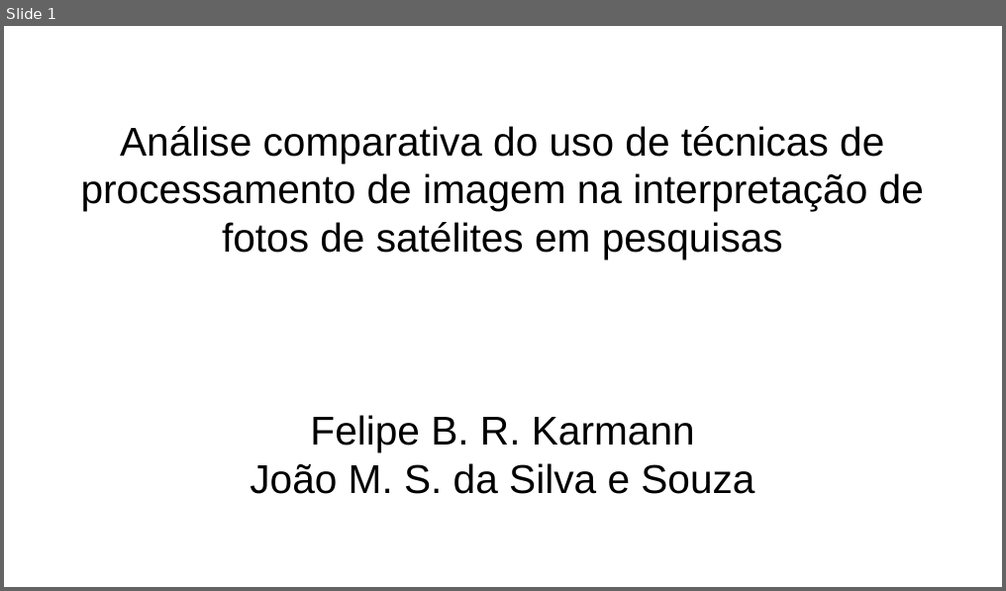
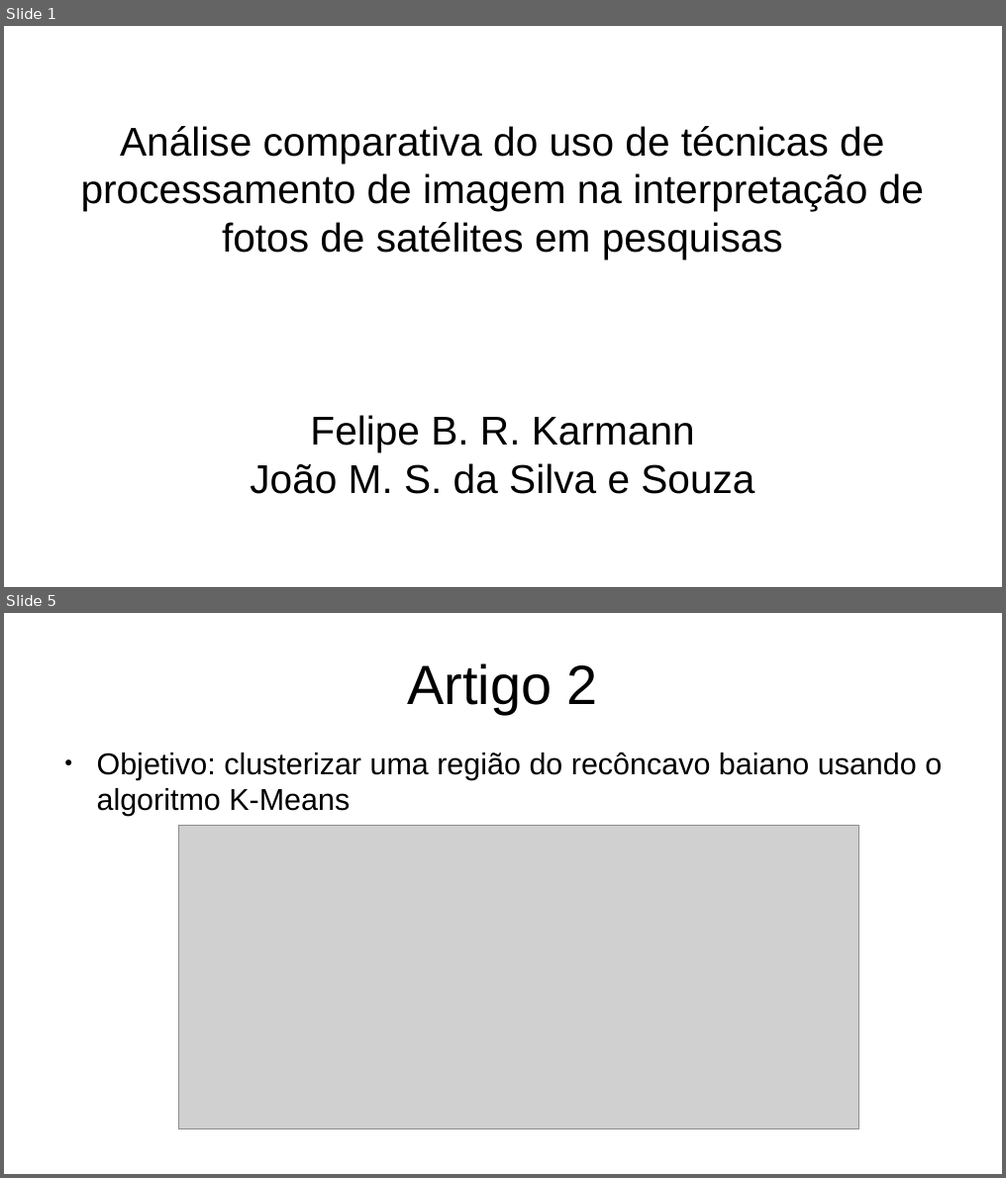
Before and after one commit to joao-martinho/disciplina_PI_2025-1, a slide deck: Trabalho final/seminario.odp. Shown one above the other, each under a label of ours: slide 1 before the commit, slides 1 and 5 after it; the slides between them are not shown. The pictures are 1006x591 and 1006x1178 pixels, drawn with LibreOffice and Linux fonts; fonts in the diff are those of the drawing; grey boxes stand for pictures. Boxes give left, top, right and bottom in pixels: in the first picture for what was removed or moved away, otherwise in the second. Text is boxed around its words. In the diff, an @@ line names an element or a change of style, - is before the commit and + after.

```diff
--- a/Trabalho final/seminario.odp
+++ b/Trabalho final/seminario.odp
@@ slide 5 added at (4,613,1002,1174), background #FFFFFF @@
@@ title added at (408,663,598,714), 44 pt, text #000000 @@
+Artigo 2
@@ text added at (97,752,942,816), 24 pt, text #000000 @@
+● Objetivo: clusterizar uma região do recôncavo baiano usando o algoritmo K-Means
@@ picture added at (179,826,859,1130) @@
```
Also in this commit, not shown: 1 slide changed, 3 other slides added, 14 other files.
